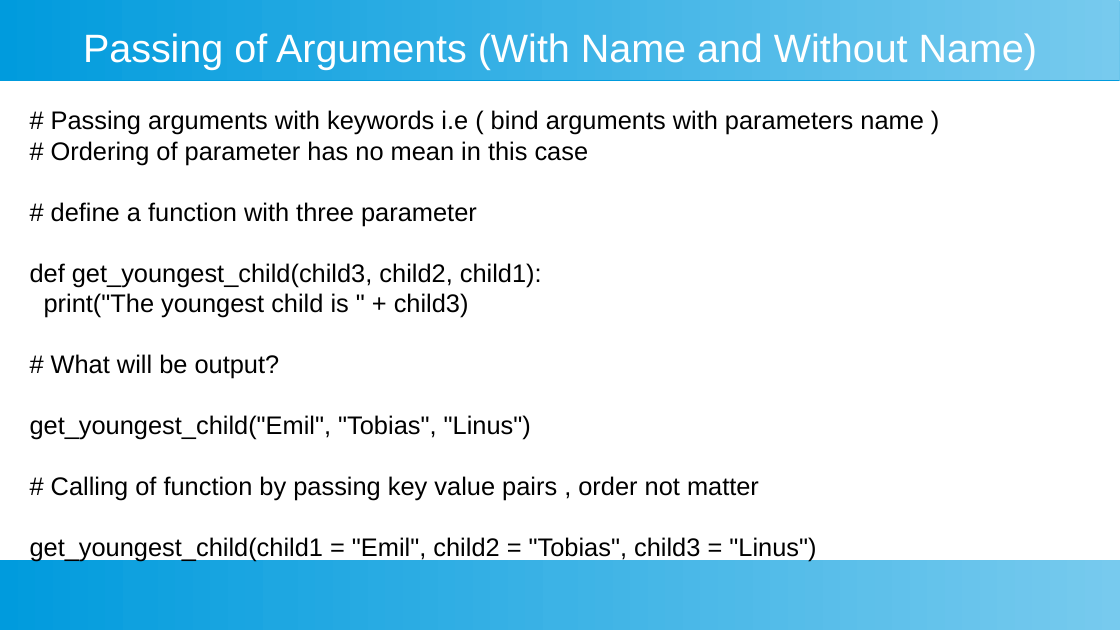
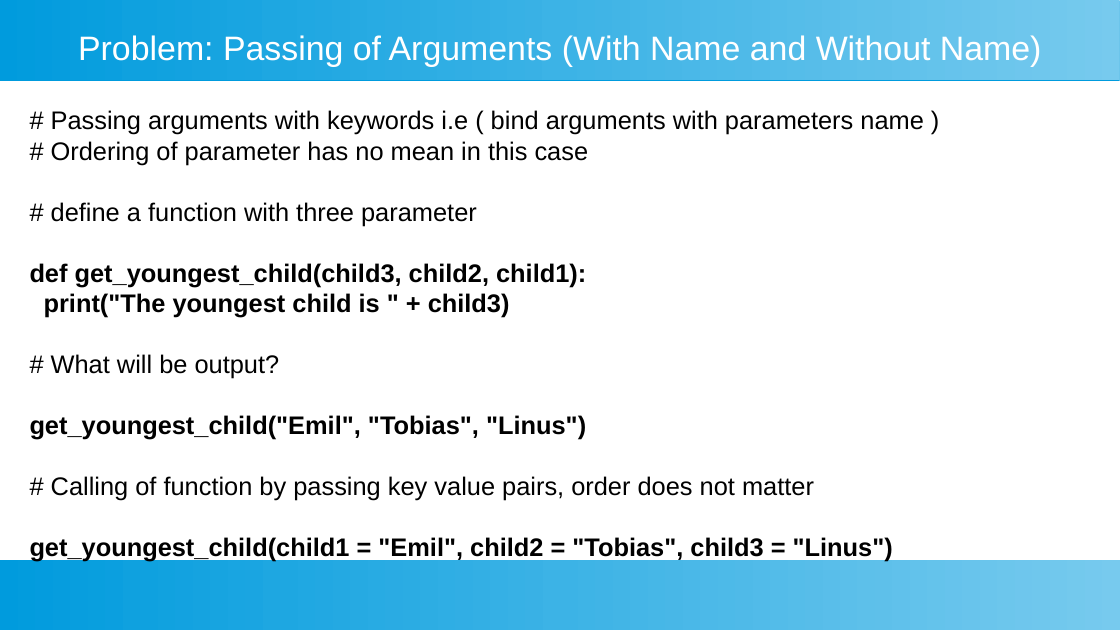
Before and after one commit to ashishjain1547/public_lessons_in_python, a slide deck: slide 5 of Ch 18 - Functions/Functions.odp. Drawn at 1120x630 pixels with LibreOffice and Linux fonts; fonts in the diff are those of the drawing. Boxes give left, top, right and bottom in pixels: in the first picture for what was removed or moved away, otherwise in the second. Text is boxed around its words. In the diff, an @@ line names an element or a change of style, - is before the commit and + after.

```diff
--- a/Ch 18 - Functions/Functions.odp
+++ b/Ch 18 - Functions/Functions.odp
@@ title at (78, 35, 1042, 66): text changed; size 28 to 24 pt @@
-Passing of Arguments (With Name and Without Name)
+Problem: Passing of Arguments (With Name and Without Name)
@@ text at (30, 263, 893, 561): bold on in "def get_youngest_child(child3, child2, child1):", "print("The youngest child is " + child3)", "get_youngest_child("Emil", "Tobias", "Linus")", "get_youngest_child(child1 = "Emil", child2 = "Tobias", child ..." @@
@@ text at (51, 476, 814, 500): text changed @@
-# Calling of function by passing key value pairs , order not matter
+# Calling of function by passing key value pairs, order does not matter
```
Also in this commit, not shown: 25 other files.
